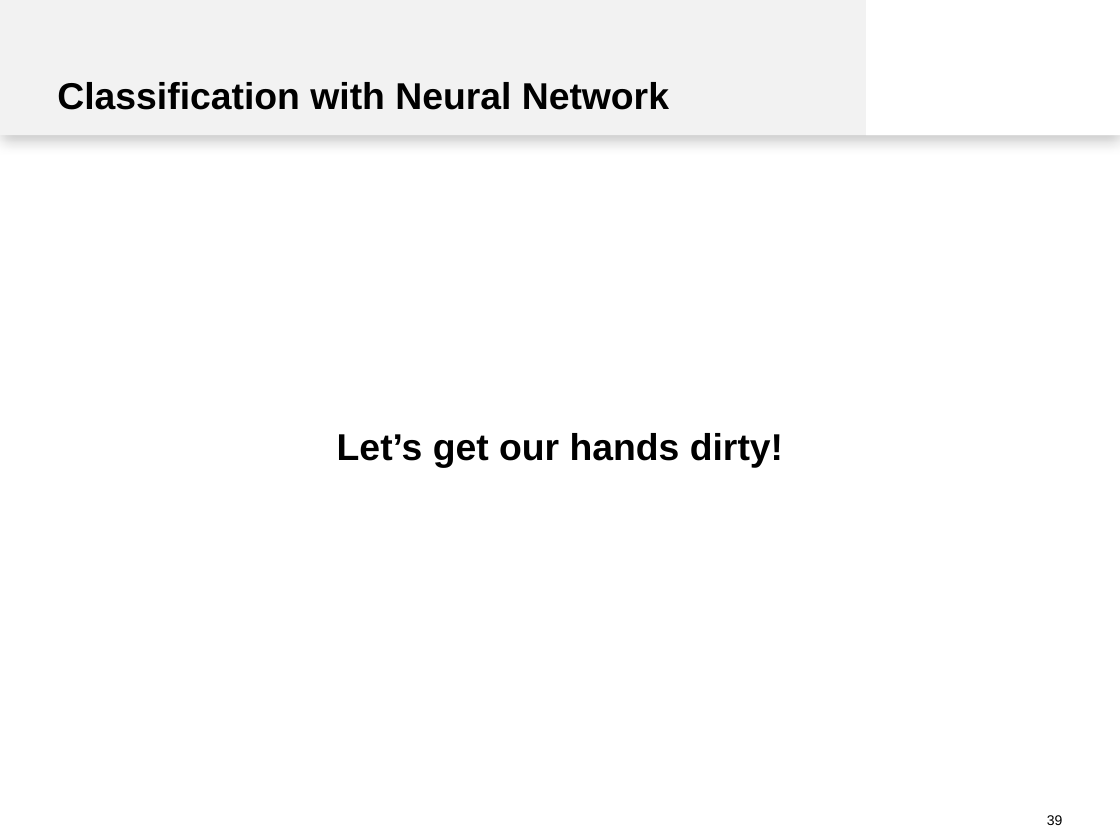
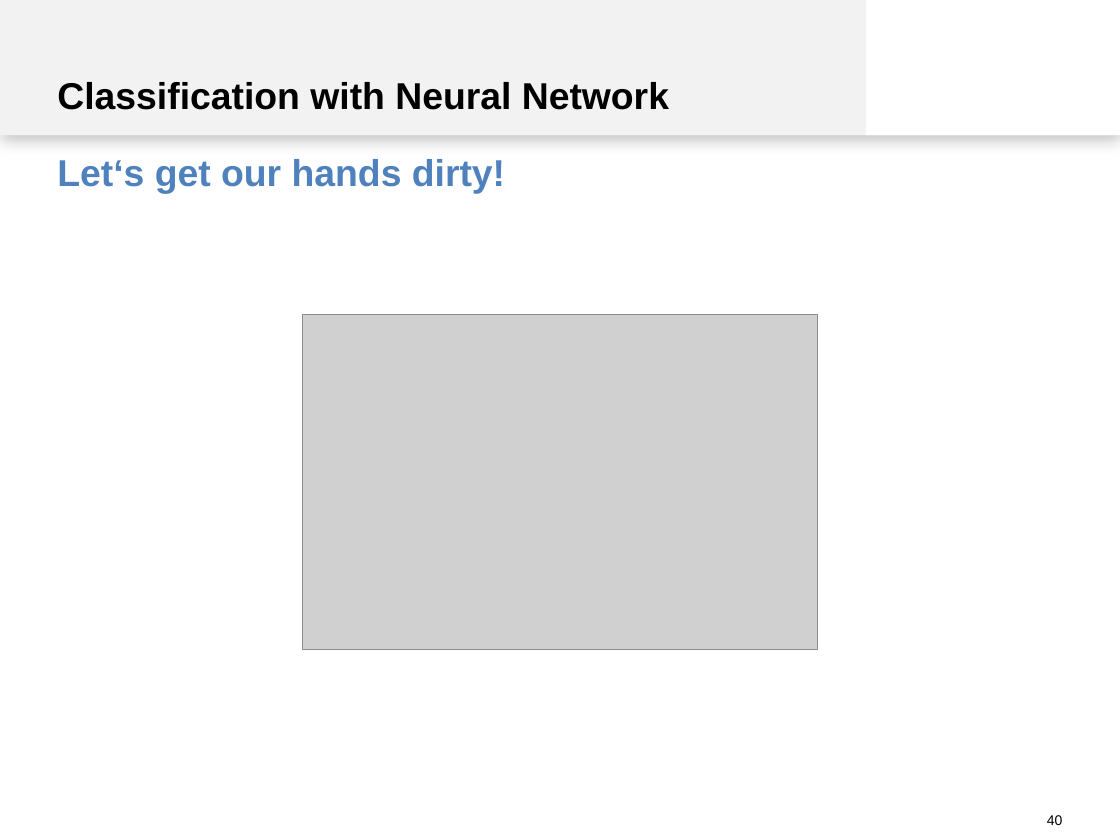
Before and after one commit to spinfo/LSS_DLwithText, a slide deck: slide 40 of docs/introduction.pptx (slide 39 before the commit). Drawn at 1120x840 pixels with LibreOffice and Linux fonts; fonts in the diff are those of the drawing; grey boxes stand for pictures. Boxes give left, top, right and bottom in pixels: in the first picture for what was removed or moved away, otherwise in the second. Text is boxed around its words. In the diff, an @@ line names an element or a change of style, - is before the commit and + after.

```diff
--- a/docs/introduction.pptx
+++ b/docs/introduction.pptx
@@ text at (57, 159, 505, 194): text changed; text colour #000000 to #4F81BD @@
-Let’s get our hands dirty!
+Let‘s get our hands dirty!
@@ text "Let‘s get our hands dirty!" at (57, 159, 505, 194): vertical alignment top to middle @@
@@ picture added at (302, 315, 818, 650) @@
@@ page number at (1047, 815, 1063, 825): text changed @@
-39
+40
```
Also in this commit, not shown: 8 other slides changed, 1 slide added.
